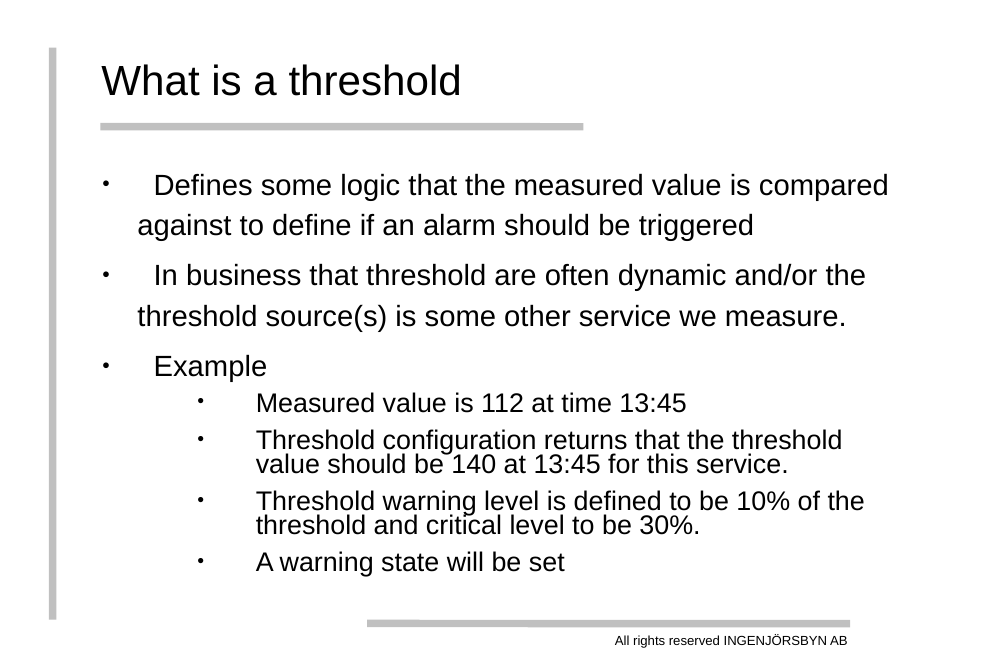
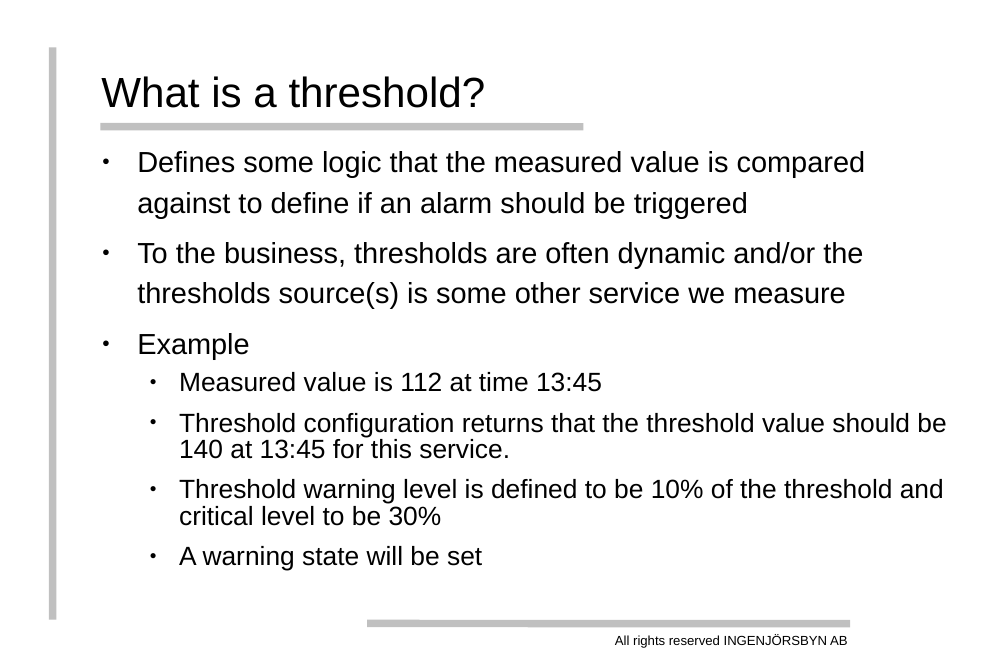
Before and after one commit to thenodon/bischeck, a slide deck: slide 18 of doc/bischeck.ppt. Drawn at 1008x672 pixels with LibreOffice and Linux fonts; fonts in the diff are those of the drawing; background and template pictures are left out. Boxes give left, top, right and bottom in pixels: in the first picture for what was removed or moved away, otherwise in the second. Text is boxed around its words. In the diff, an @@ line names an element or a change of style, - is before the commit and + after.

```diff
--- a/doc/bischeck.ppt
+++ b/doc/bischeck.ppt
@@ text at [101, 76, 486, 108]: text changed @@
-What is a threshold
+What is a threshold?
@@ text "Defines some logic that the ...": place and size @@
-text "Defines some logic that the ..." at [137, 173, 889, 535]
+text "Defines some logic that the ..." at [137, 151, 946, 571]
@@ text at [137, 151, 946, 571]: size 22.2 to 22 pt in "Defines some logic that the measured value ...", "Example"; size 20.4 to 20 pt in "Measured value is 112 at time 13:45", "Threshold configuration returns that the threshold value ...", "A warning state will be set"; indent changed; line spacing 0.73 to 0.83 @@
@@ text at [137, 242, 863, 309]: text changed; size 22.2 to 22 pt @@
-● In business that threshold are often dynamic and/or the threshold source(s) is some other service we measure.
+● To the business, thresholds are often dynamic and/or the thresholds source(s) is some other service we measure
@@ text at [179, 479, 944, 526]: text changed; size 20.4 to 20 pt @@
-  ● Threshold warning level is defined to be 10% of the threshold and critical level to be 30%.
+  ● Threshold warning level is defined to be 10% of the threshold and critical level to be 30%
```
Also in this commit, not shown: 20 other slides changed, 1 slide added, 1 slide removed, 1 other file.
